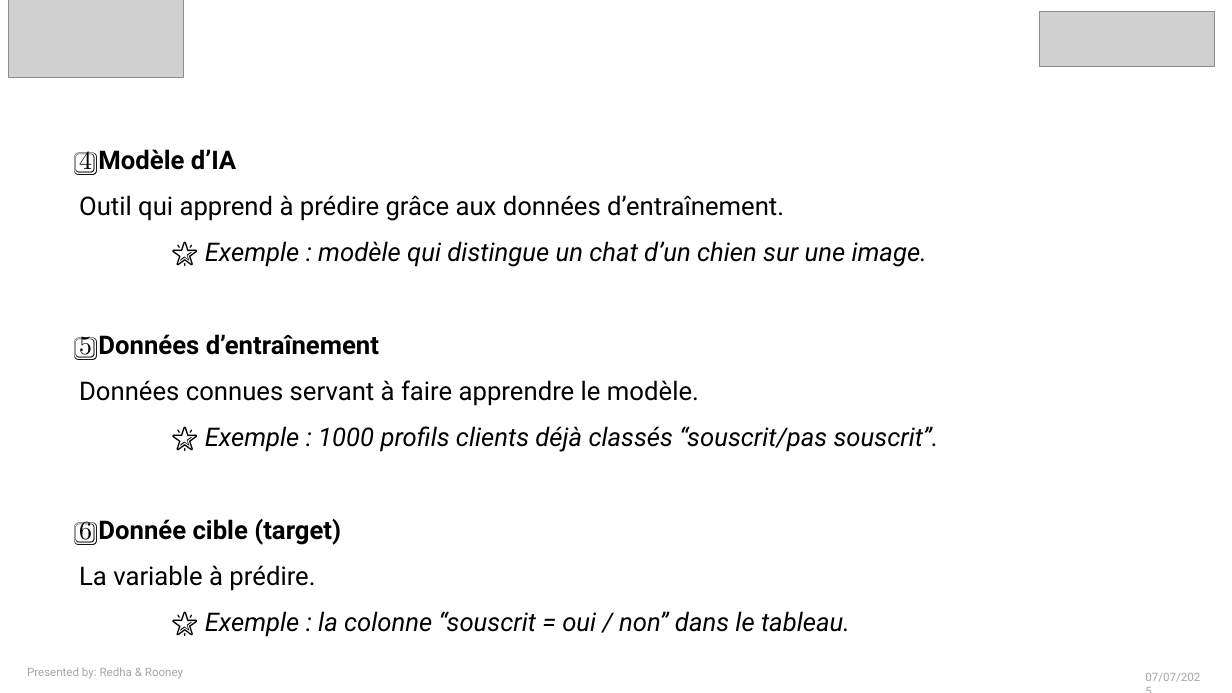
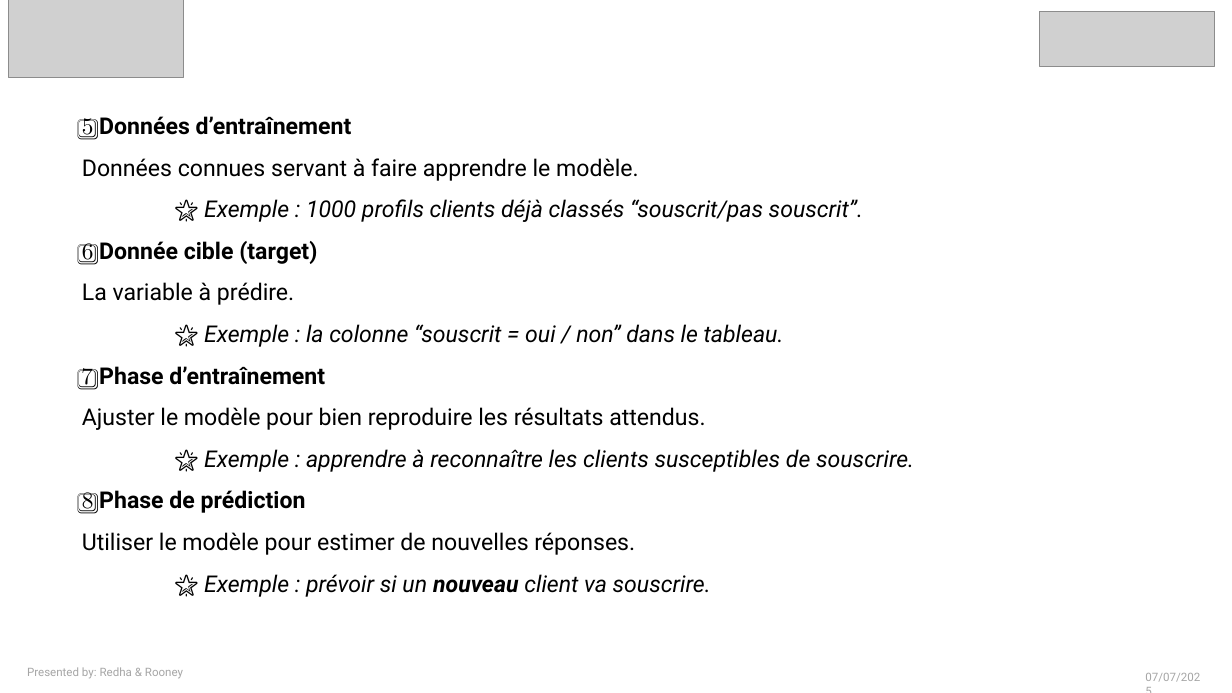
Before and after one commit to RedhaAGGOUN/bank-marketing-, a slide deck: slide 4 of Bank_Marketing.pptx (slide 5 before the commit). Drawn at 1232x693 pixels with LibreOffice and Linux fonts; fonts in the diff are those of the drawing; grey boxes stand for pictures. Boxes give left, top, right and bottom in pixels: in the first picture for what was removed or moved away, otherwise in the second. Text is boxed around its words. In the diff, an @@ line names an element or a change of style, - is before the commit and + after.

```diff
--- a/Bank_Marketing.pptx
+++ b/Bank_Marketing.pptx
@@ text "5️⃣ Données d’entraînement Données connues ...": place and size @@
-text "5️⃣ Données d’entraînement Données connues ..." at (79, 149, 939, 637)
+text "5️⃣ Données d’entraînement Données connues ..." at (82, 116, 914, 597)
@@ text at (82, 116, 863, 347): size 20 to 18 pt in "5️⃣ Données d’entraînement Données connues servant à ...", "6️⃣ Donnée cible (target) La variable à ..." @@
@@ text at (79, 149, 927, 267): paragraph removed @@
-4️⃣ Modèle d’IA
-Outil qui apprend à prédire grâce aux données d’entraînement.
-🌟 Exemple : modèle qui distingue un chat d’un chien sur une image.
@@ text at (82, 366, 914, 597): paragraphs added @@
+7️⃣ Phase d’entraînement
+Ajuster le modèle pour bien reproduire les résultats attendus.
+🌟 Exemple : apprendre à reconnaître les clients susceptibles de souscrire.
+8️⃣ Phase de prédiction
+Utiliser le modèle pour estimer de nouvelles réponses.
+🌟 Exemple : prévoir si un nouveau client va souscrire.
```
Also in this commit, not shown: 4 other slides changed, 2 slides added, 10 slides removed.
